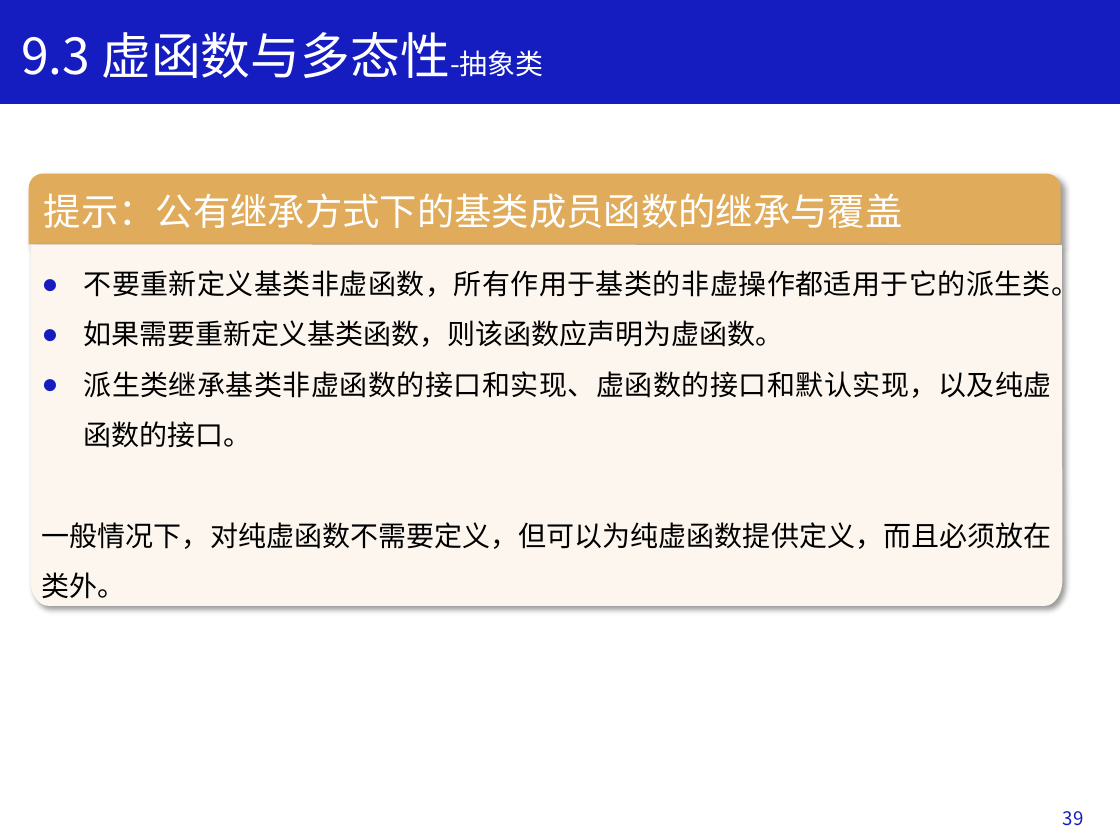
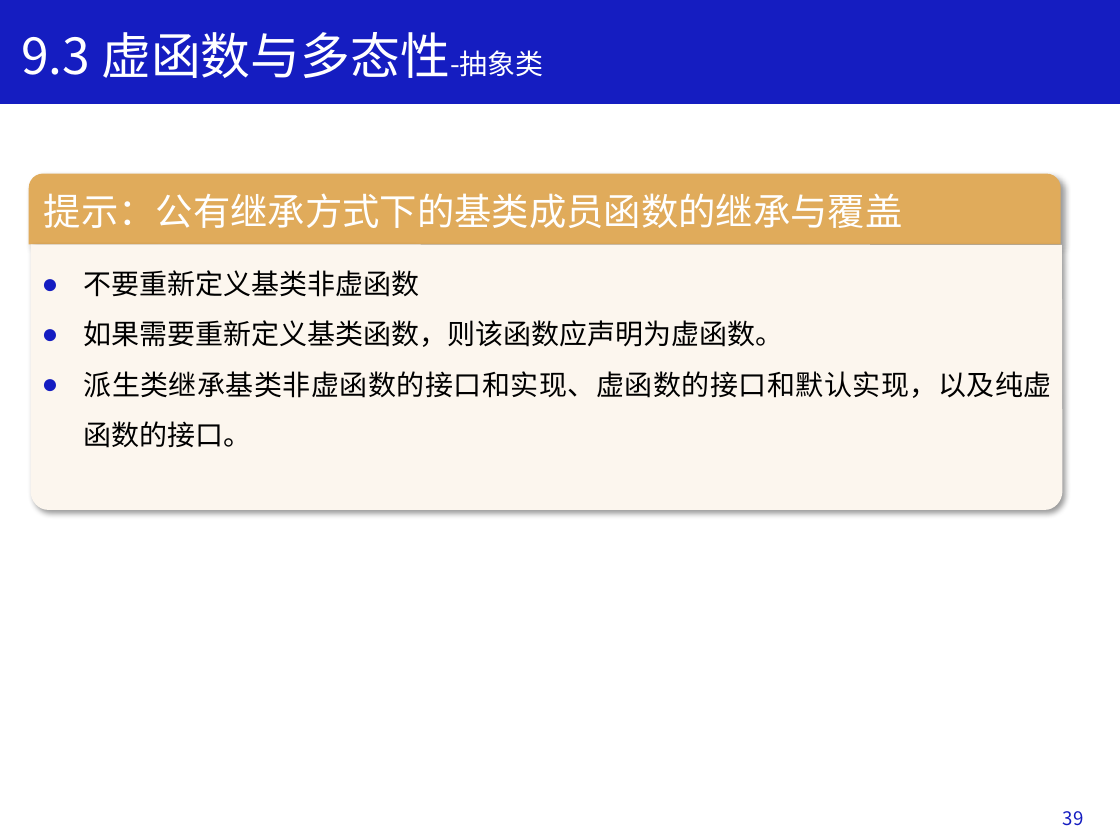
Before and after one commit to Changhe160/book-cplusplus, a slide deck: slide 37 of slides/ppt/Chapter9.pptx (slide 39 before the commit). Drawn at 1120x840 pixels with LibreOffice and Linux fonts; fonts in the diff are those of the drawing. Boxes give left, top, right and bottom in pixels: in the first picture for what was removed or moved away, otherwise in the second. Text is boxed around its words. In the diff, an @@ line names an element or a change of style, - is before the commit and + after.

```diff
--- a/slides/ppt/Chapter9.pptx
+++ b/slides/ppt/Chapter9.pptx
@@ freeform shape "不要重新定义基类非虚函数": place and size @@
-freeform shape "不要重新定义基类非虚函数" at [30,244,1062,606]
+freeform shape "不要重新定义基类非虚函数" at [30,244,1062,510]
@@ text in freeform shape at [84,270,420,297]: text changed @@
-● 不要重新定义基类非虚函数，所有作用于基类的非虚操作都适用于它的派生类。
+● 不要重新定义基类非虚函数
@@ text in freeform shape at [42,522,1052,605]: paragraph removed @@
-一般情况下，对纯虚函数不需要定义，但可以为纯虚函数提供定义，而且必须放在类外。
```
Also in this commit, not shown: 23 other slides changed, 3 slides removed.
